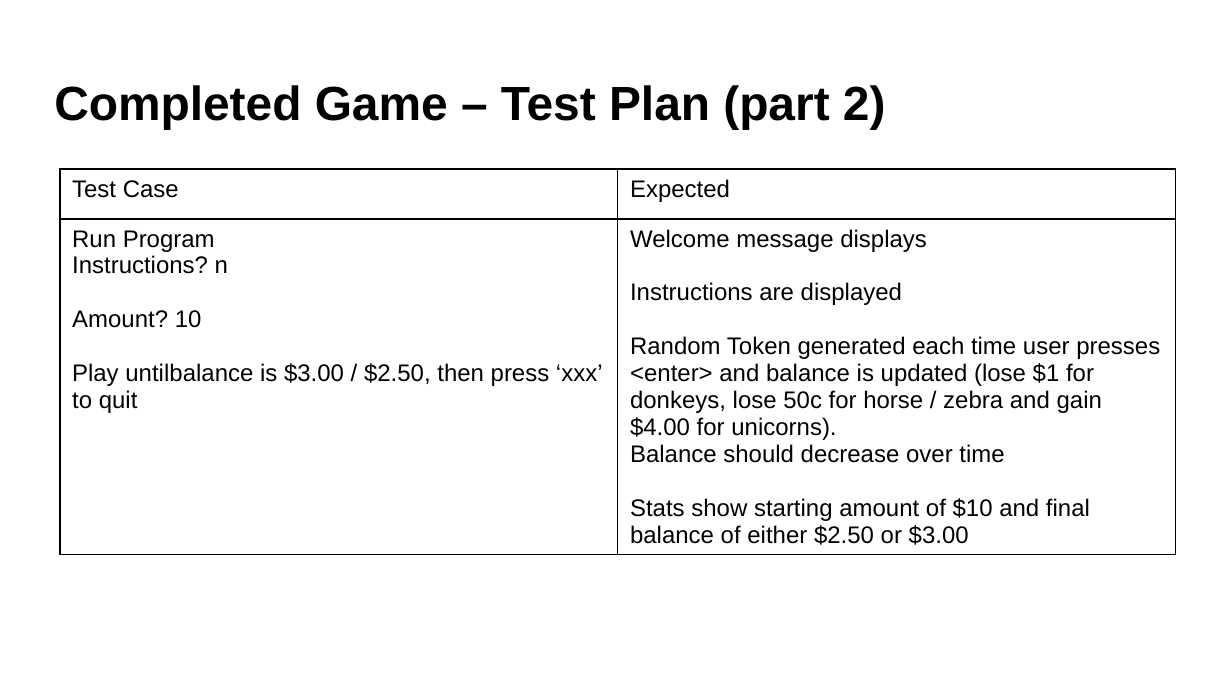
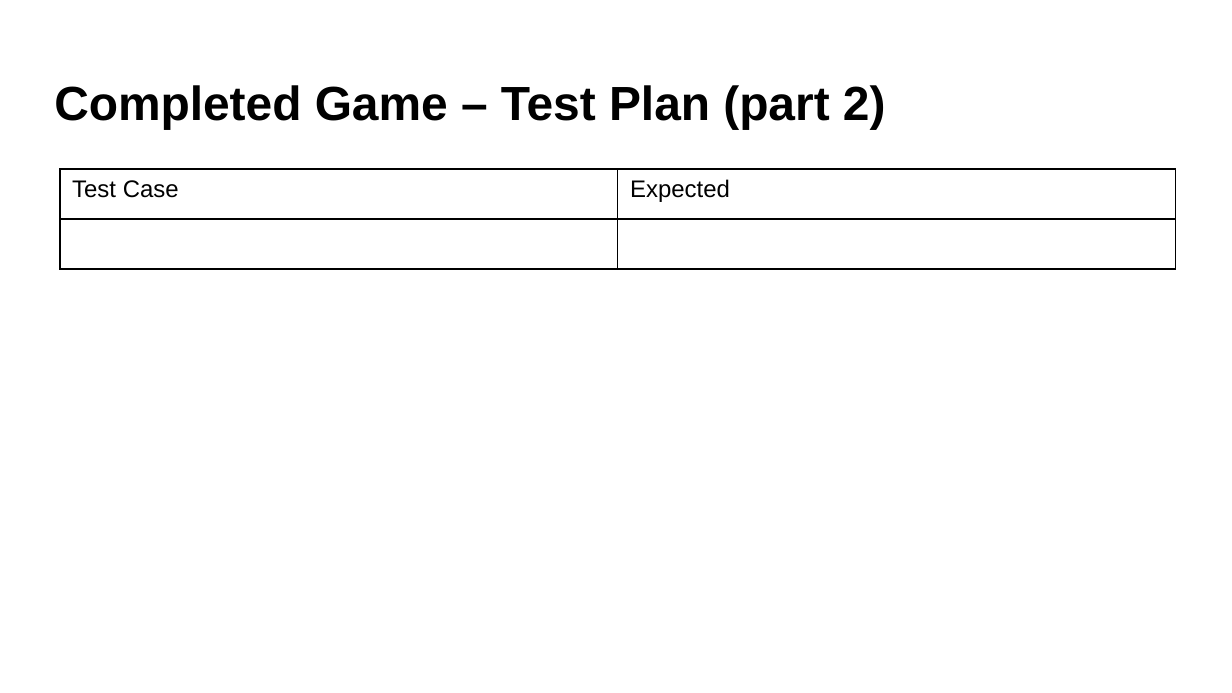
Before and after one commit to aspectnz/PEX, a slide deck: slide 15 of main/games/rock_paper_scissors/Rock Paper Scissors Documentation.pptx (slide 24 before the commit). Drawn at 1232x693 pixels with LibreOffice and Linux fonts; fonts in the diff are those of the drawing. Boxes give left, top, right and bottom in pixels: in the first picture for what was removed or moved away, otherwise in the second. Text is boxed around its words. In the diff, an @@ line names an element or a change of style, - is before the commit and + after.

```diff
--- a/main/games/rock_paper_scissors/Rock Paper Scissors Documentation.pptx
+++ b/main/games/rock_paper_scissors/Rock Paper Scissors Documentation.pptx
@@ table at [60, 169, 1177, 269] @@
-row 2, column 1: Run Program / Instructions? n / Amount? 10 / Play untilbalance is $3.00 / $2.50, then press ‘xxx’ to quit
+row 2, column 1: 
-row 2, column 2: Welcome message displays / Instructions are displayed / Random Token generated each time user presses <enter> and balance is updated (lose $1 for donkeys, lose 50c for horse / zebra and gain $4.00 for unicorns). / Balance should decrease over time / Stats show starting amount of $10 and final balance of either $2.50 or $3.00
+row 2, column 2: 
```
Also in this commit, not shown: 5 other slides changed, 4 slides added, 13 slides removed, 9 other files.
